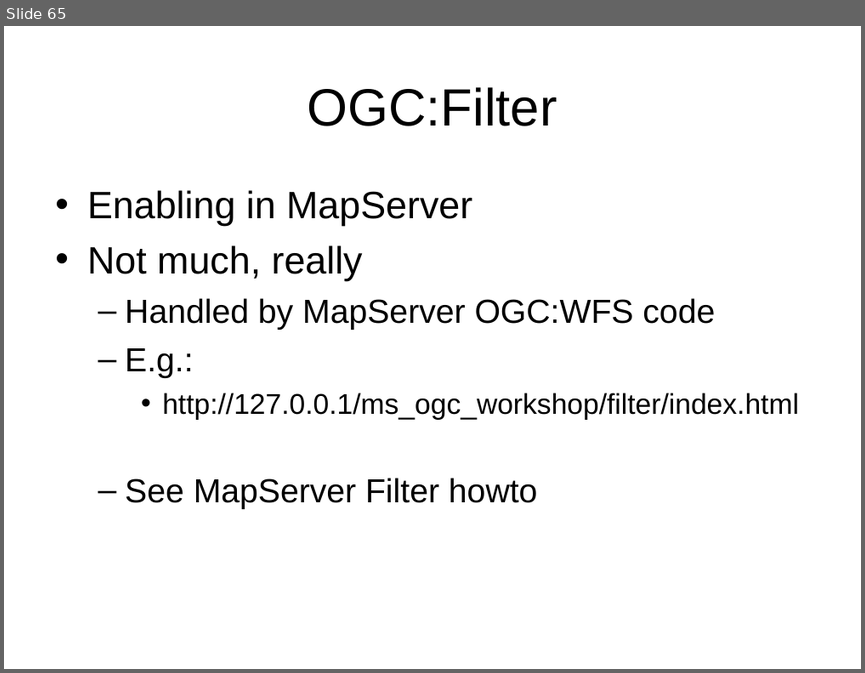
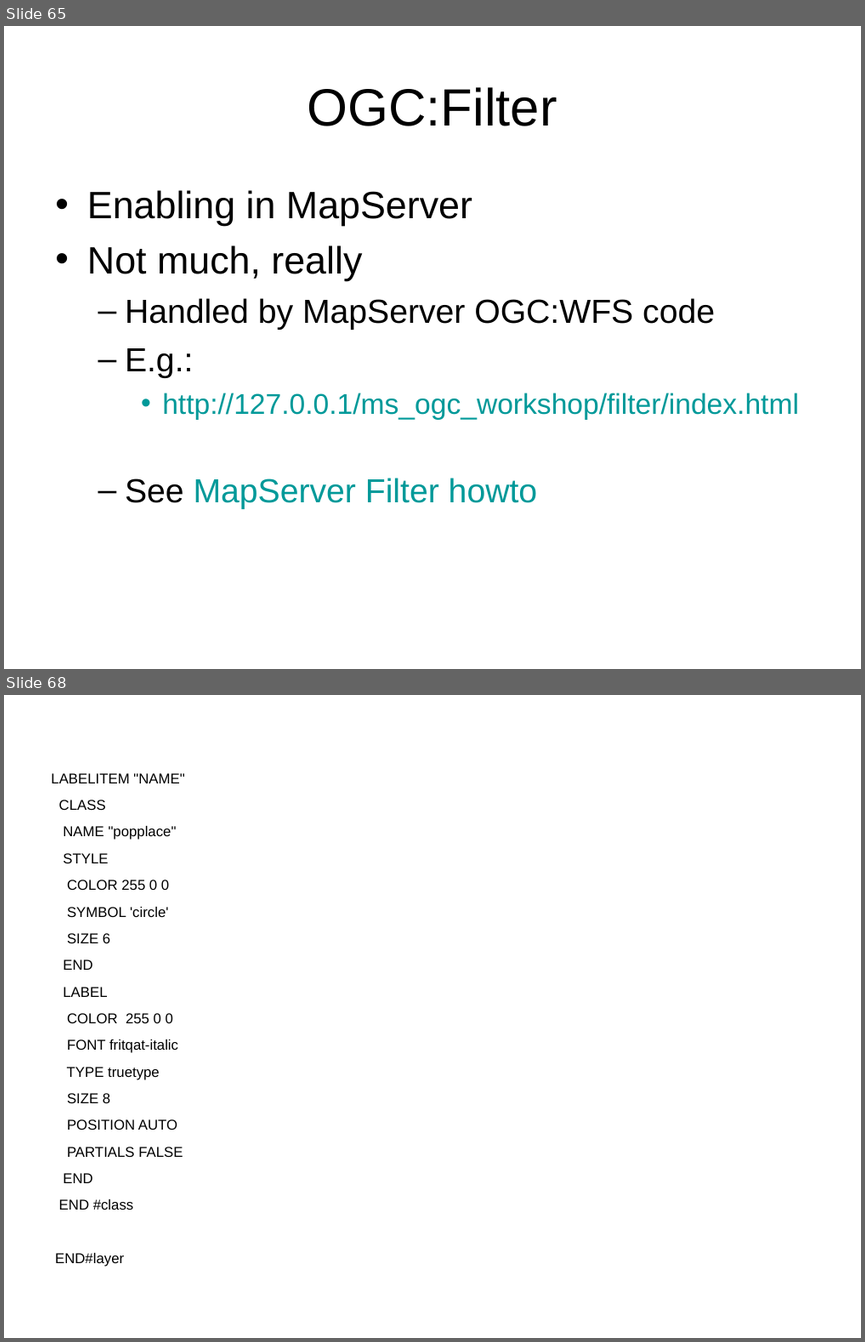
Before and after one commit to MapServer/ms-ogc-workshop, a slide deck: doc/ms_ogc_workshop.ppt. Shown one above the other, each under a label of ours: slide 65 before the commit, slides 65 and 68 after it; the slides between them are not shown. The pictures are 865x673 and 865x1342 pixels, drawn with LibreOffice and Linux fonts; fonts in the diff are those of the drawing. Boxes give left, top, right and bottom in pixels: in the first picture for what was removed or moved away, otherwise in the second. Text is boxed around its words. In the diff, an @@ line names an element or a change of style, - is before the commit and + after.

Commit message:
Update excersise for wfs-filter.

```diff
--- a/doc/ms_ogc_workshop.ppt
+++ b/doc/ms_ogc_workshop.ppt
@@ slide 68 added at (4, 695, 861, 1338), background #FFFFFF @@
@@ text added at (51, 773, 184, 1266), 12 pt, text #000000 @@
+LABELITEM "NAME"
+CLASS
+NAME "popplace"
+STYLE
+COLOR 255 0 0
+SYMBOL 'circle'
+SIZE 6
+END
+LABEL
+COLOR 255 0 0
+FONT fritqat-italic
+TYPE truetype
+SIZE 8
+POSITION AUTO
+PARTIALS FALSE
+END
+END #class
+END#layer
@@ slide 65 changed as well @@
@@ text at (87, 190, 799, 509): text colour #000000 to #009999 in "http://127.0.0.1/ms_ogc_workshop/filter/index.html", "MapServer Filter howto"; indent changed; bullet colour #000000 to #009999 @@
```
Also in this commit, not shown: 82 other slides changed, 2 other slides added.
